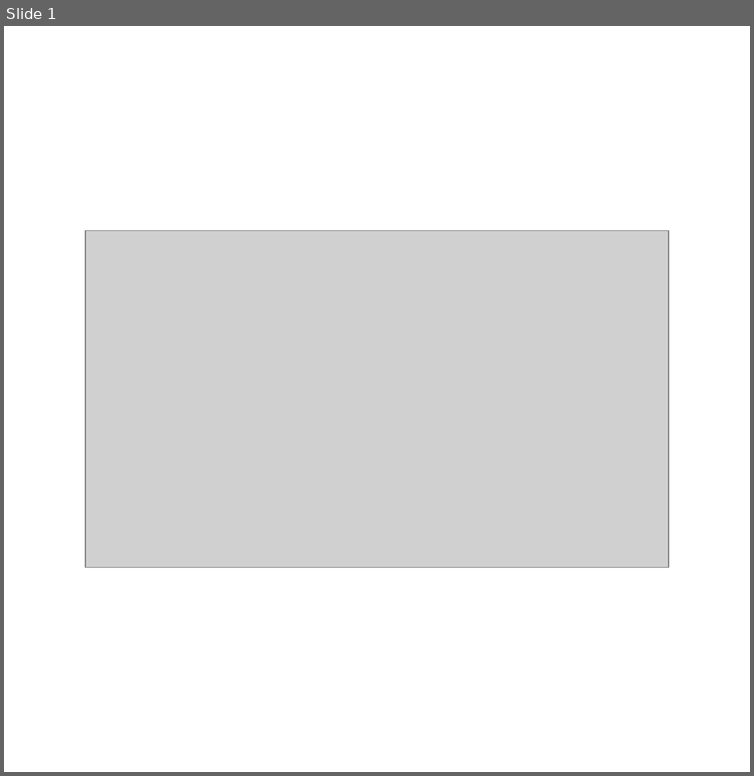
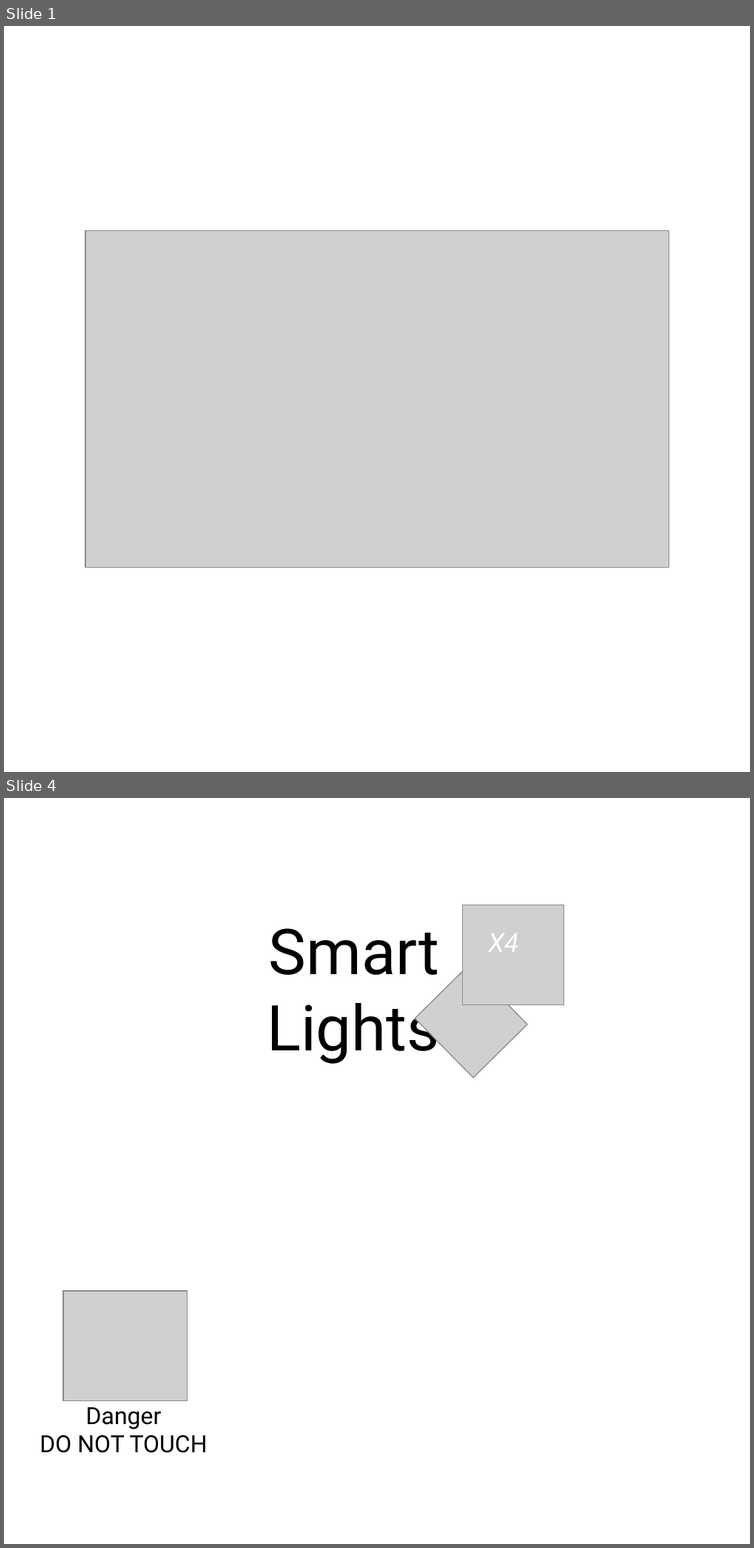
Before and after one commit to JGAguado/Smart_Lights, a slide deck: Documentation/Silkscreen/Design.pptx. Shown one above the other, each under a label of ours: slide 1 before the commit, slides 1 and 4 after it; the slides between them are not shown. The pictures are 754x776 and 754x1548 pixels, drawn with LibreOffice and Linux fonts; fonts in the diff are those of the drawing; grey boxes stand for pictures. Boxes give left, top, right and bottom in pixels: in the first picture for what was removed or moved away, otherwise in the second. Text is boxed around its words. In the diff, an @@ line names an element or a change of style, - is before the commit and + after.

```diff
--- a/Documentation/Silkscreen/Design.pptx
+++ b/Documentation/Silkscreen/Design.pptx
@@ slide 4 added at (x1=4, y1=798, x2=750, y2=1544), background #FFFFFF @@
@@ group added at (x1=267, y1=905, x2=564, y2=1078): 2 texts, 2 pictures @@
+Smart Lights
+X4
@@ picture added at (x1=62, y1=1291, x2=187, y2=1401) @@
@@ text added at (x1=40, y1=1407, x2=208, y2=1453), 18 pt, text #000000 @@
+Danger
+DO NOT TOUCH
```
Also in this commit, not shown: 2 other slides added, 3 slides removed, 2 other files.
